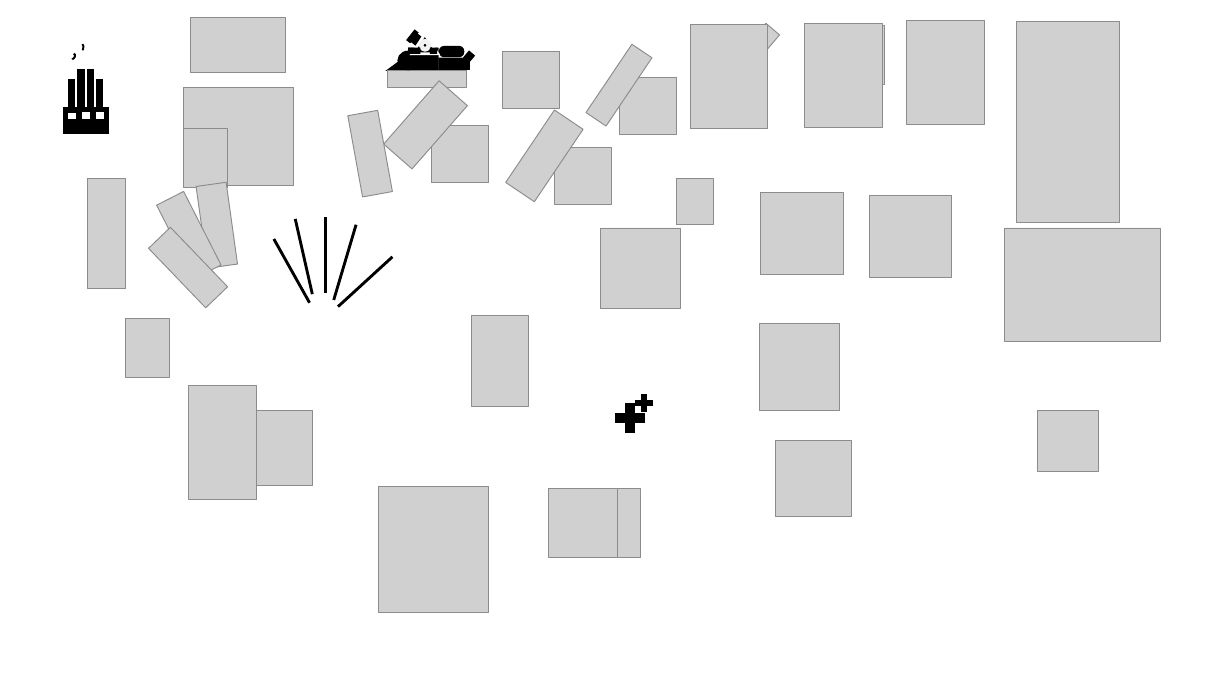
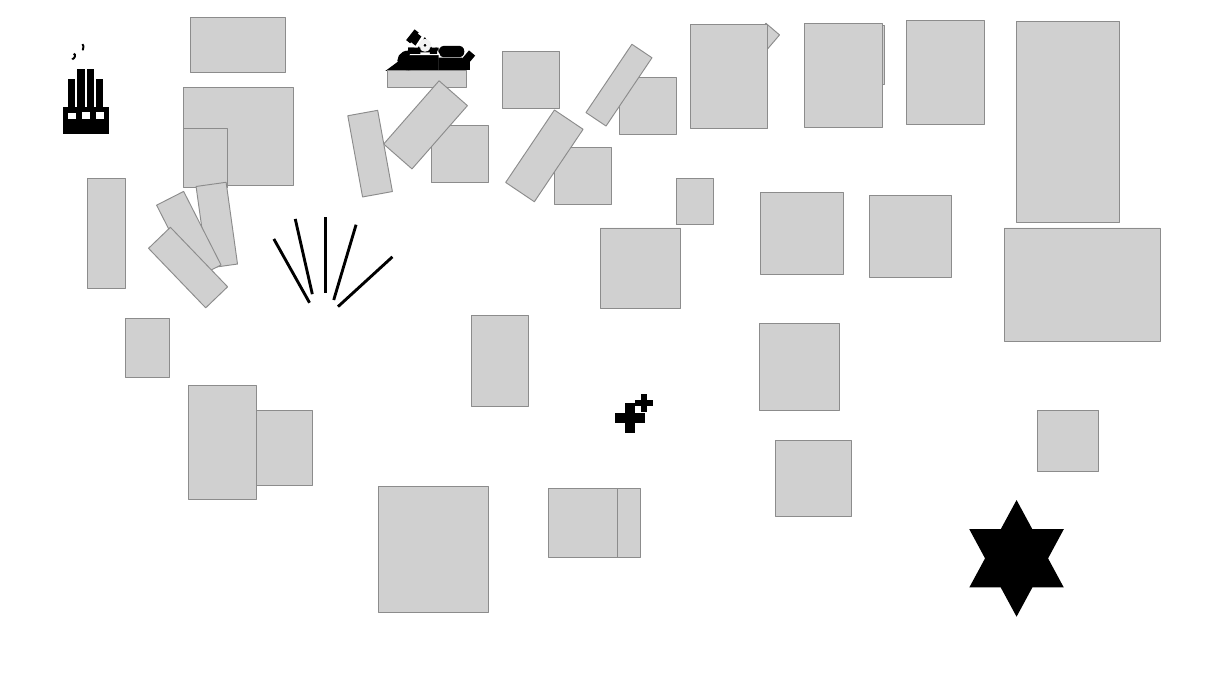
Before and after one commit to alexliuhust/JS_ChessGames, a slide deck: slide 10 of image process/drawings.pptx. Drawn at 1232x693 pixels with LibreOffice and Linux fonts; fonts in the diff are those of the drawing; grey boxes stand for pictures; background and template pictures are left out. Boxes give left, top, right and bottom in pixels: in the first picture for what was removed or moved away, otherwise in the second. Text is boxed around its words. In the diff, an @@ line names an element or a change of style, - is before the commit and + after.

```diff
--- a/image process/drawings.pptx
+++ b/image process/drawings.pptx
@@ star added at box(970, 502, 1063, 616), fill #000000, outline #000000 1 pt @@
```
Also in this commit, not shown: 2 other slides changed, 6 other files.
